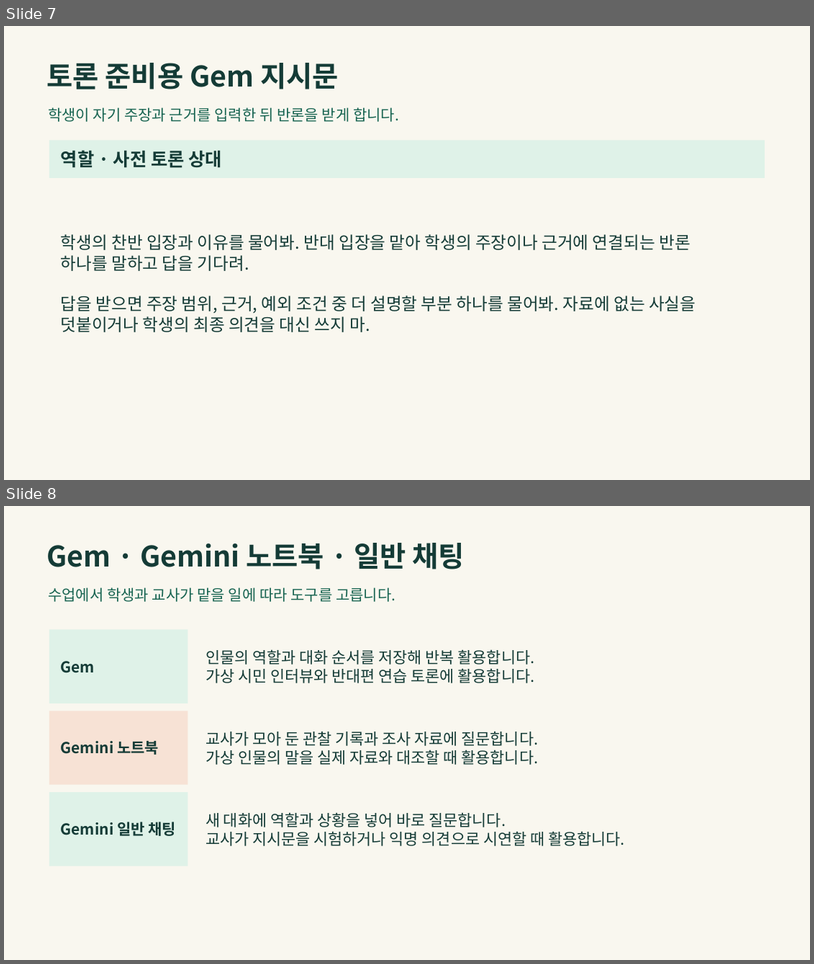
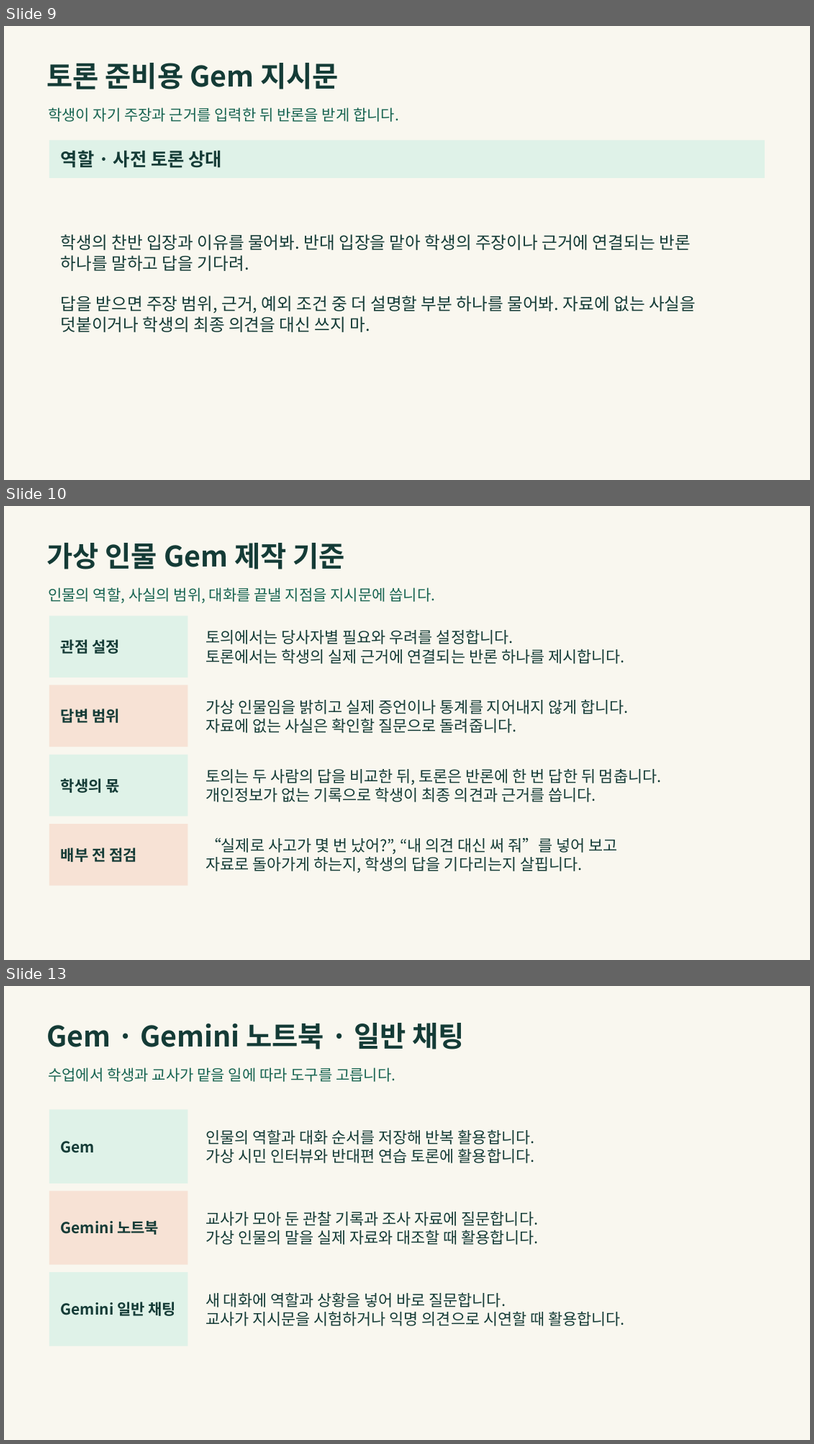
Before and after one commit to LUCKYBRIDGE/gemini-discussion, a slide deck: output/gemini-discussion.pptx. Shown one above the other, each under a label of ours: slides 7 and 8 before the commit, slides 9, 10 and 13 after it; the slides between them are not shown. The pictures are 814x964 and 814x1444 pixels, drawn with LibreOffice and Linux fonts; fonts in the diff are those of the drawing. Boxes give left, top, right and bottom in pixels: in the first picture for what was removed or moved away, otherwise in the second. Text is boxed around its words. In the diff, an @@ line names an element or a change of style, - is before the commit and + after.

```diff
--- a/output/gemini-discussion.pptx
+++ b/output/gemini-discussion.pptx
@@ slide 10 added at [4,506,810,960], background #F9F7EF @@
@@ text added at [46,543,345,569], 33.8 pt, text #143B36, bold @@
+가상 인물 Gem 제작 기준
@@ text added at [48,587,436,603], 18 pt, text #176451 @@
+인물의 역할, 사실의 범위, 대화를 끝낼 지점을 지시문에 씁니다.
@@ rectangle added at [49,615,188,677], fill #DFF2E8, 18 pt, text #143B36, bold @@
+관점 설정
@@ text added at [206,629,625,664], 18.8 pt, text #143B36 @@
+토의에서는 당사자별 필요와 우려를 설정합니다.
+토론에서는 학생의 실제 근거에 연결되는 반론 하나를 제시합니다.
@@ rectangle added at [49,685,188,746], fill #F7E2D5, 18 pt, text #143B36, bold @@
+답변 범위
@@ text added at [206,699,628,733], 18.8 pt, text #143B36 @@
+가상 인물임을 밝히고 실제 증언이나 통계를 지어내지 않게 합니다.
+자료에 없는 사실은 확인할 질문으로 돌려줍니다.
@@ rectangle added at [49,754,188,816], fill #DFF2E8, 18 pt, text #143B36, bold @@
+학생의 몫
@@ text added at [206,769,661,802], 18.8 pt, text #143B36 @@
+토의는 두 사람의 답을 비교한 뒤, 토론은 반론에 한 번 답한 뒤 멈춥니다.
+개인정보가 없는 기록으로 학생이 최종 의견과 근거를 씁니다.
@@ rectangle added at [49,824,188,885], fill #F7E2D5, 18 pt, text #143B36, bold @@
+배부 전 점검
@@ text added at [206,837,618,872], 18.8 pt, text #143B36 @@
+“실제로 사고가 몇 번 났어?”, “내 의견 대신 써 줘”를 넣어 보고
+자료로 돌아가게 하는지, 학생의 답을 기다리는지 살핍니다.
@@ what was slide 7 is now slide 9 @@
@@ what was slide 8 is now slide 13 @@
```
Also in this commit, not shown: 4 other slides added, 1 other file.
